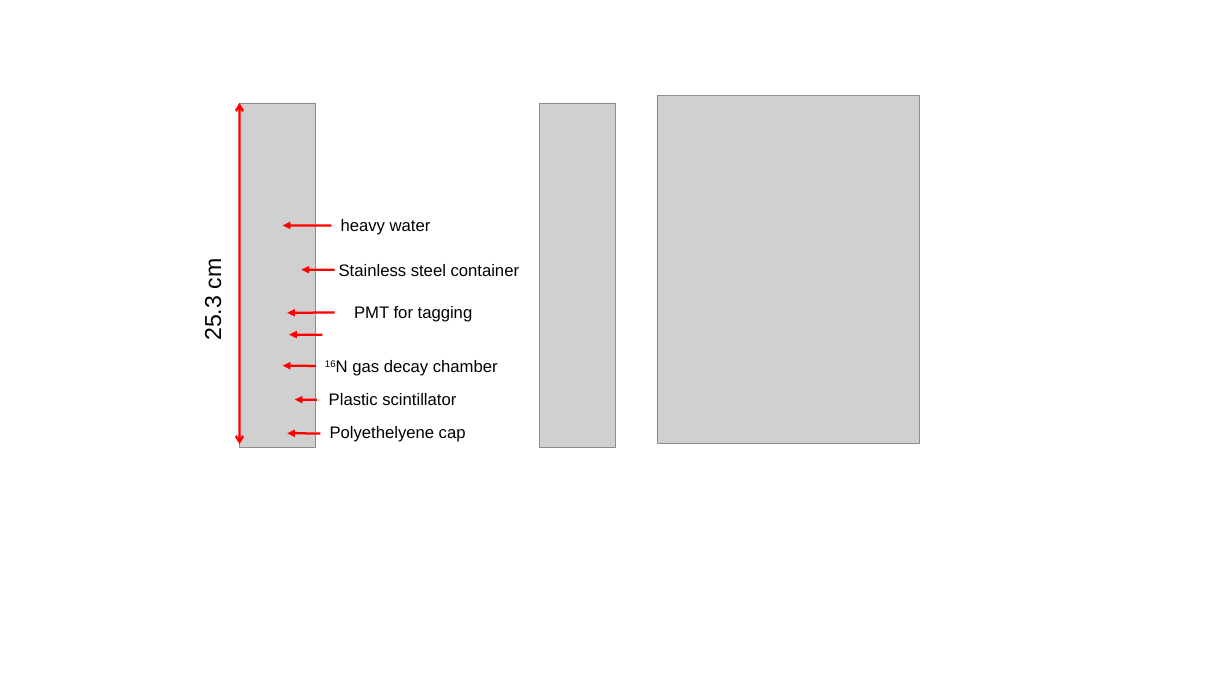
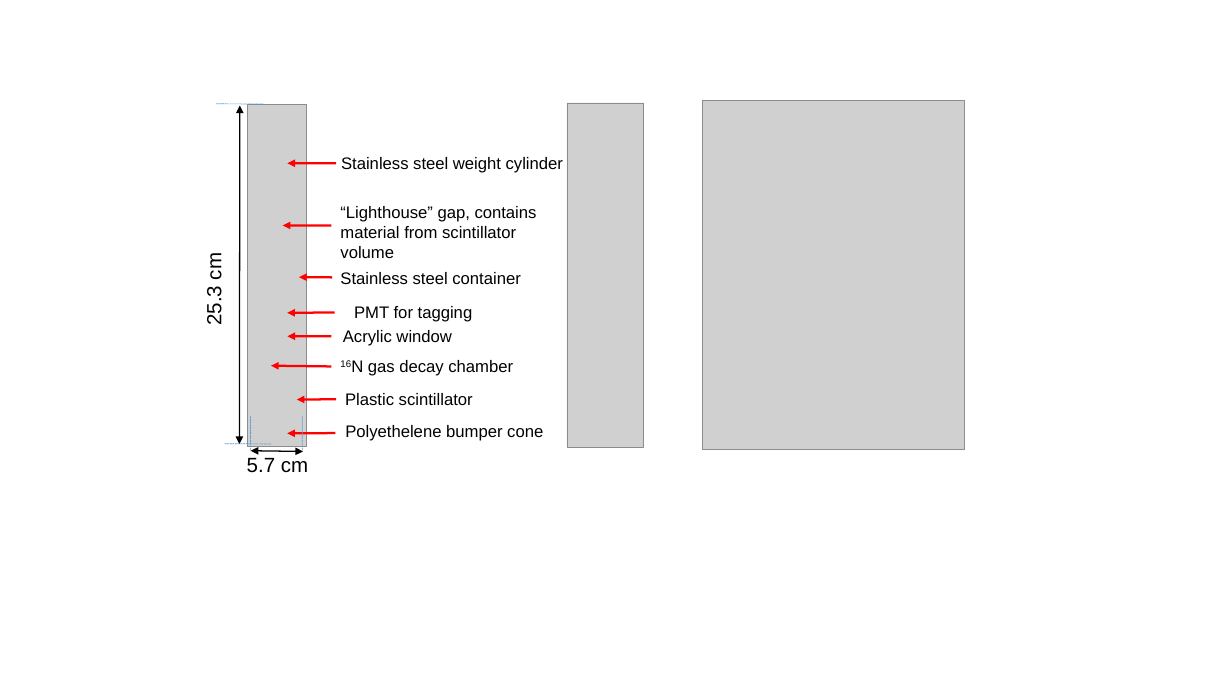
Before and after one commit to jhualberta/thesis, a slide deck: slide 8 of thesisPlots1.ppt. Drawn at 1232x693 pixels with LibreOffice and Linux fonts; fonts in the diff are those of the drawing; grey boxes stand for pictures. Boxes give left, top, right and bottom in pixels: in the first picture for what was removed or moved away, otherwise in the second. Text is boxed around its words. In the diff, an @@ line names an element or a change of style, - is before the commit and + after.

```diff
--- a/thesisPlots1.ppt
+++ b/thesisPlots1.ppt
@@ line added from (263, 104) to (216, 103), #5B9BD5 0.51 pt dashed @@
@@ double arrow (240, 105) - (239, 444): stroke #FF0000 1.76 pt to #000000 0.99 pt; arrowheads changed @@
@@ picture resized from (x1=239, y1=103, x2=316, y2=446) to (x1=248, y1=104, x2=307, y2=447) @@
@@ picture moved from (x1=539, y1=103, x2=616, y2=446) to (x1=567, y1=103, x2=644, y2=446) @@
@@ picture moved from (x1=657, y1=95, x2=919, y2=443) to (x1=702, y1=101, x2=964, y2=449) @@
@@ arrow added from (336, 163) to (287, 163), #FF0000 1.76 pt @@
@@ text added at (x1=341, y1=157, x2=563, y2=173), 13 pt, text #000000 @@
+Stainless steel weight cylinder
@@ text added at (x1=340, y1=206, x2=537, y2=258), 13 pt, text #000000 @@
+“Lighthouse” gap, contains
+material from scintillator volume
@@ text removed at (x1=341, y1=219, x2=431, y2=235) @@
-heavy water
@@ text "25.3 cm" at (x1=203, y1=255, x2=226, y2=324): size 18 to 16 pt @@
@@ text "Stainless steel container" moved from (x1=339, y1=264, x2=520, y2=276) to (x1=340, y1=272, x2=521, y2=284) @@
@@ arrow moved from (334, 270) - (301, 270) to (332, 277) - (299, 277) @@
@@ arrow moved from (322, 334) - (289, 334) to (332, 336) - (287, 336) @@
@@ text "16N gas decay chamber" moved from (x1=352, y1=360, x2=498, y2=376) to (x1=368, y1=360, x2=513, y2=376) @@
@@ text added at (x1=343, y1=330, x2=452, y2=346), 13 pt, text #000000 @@
+Acrylic window
@@ arrow moved from (316, 366) - (283, 366) to (332, 367) - (271, 366) @@
@@ text "Plastic scintillator" moved from (x1=329, y1=393, x2=456, y2=405) to (x1=345, y1=393, x2=473, y2=405) @@
@@ line added from (250, 417) to (250, 451), #5B9BD5 0.51 pt dashed @@
@@ arrow moved from (317, 400) - (295, 399) to (336, 399) - (296, 399) @@
@@ line added from (302, 417) to (302, 451), #5B9BD5 0.51 pt dashed @@
@@ line added from (271, 444) to (223, 443), #5B9BD5 0.51 pt dashed @@
@@ arrow moved from (320, 433) - (287, 433) to (335, 433) - (287, 433) @@
@@ text at (x1=345, y1=425, x2=543, y2=441): text changed @@
-Polyethelyene cap
+Polyethelene bumper cone
@@ text added at (x1=247, y1=458, x2=308, y2=473), 16 pt, text #000000 @@
+5.7 cm
@@ double arrow added from (303, 452) to (250, 451), #000000 0.99 pt @@
```
Also in this commit, not shown: 1 other slide changed, 1 slide added, 21 other files.
